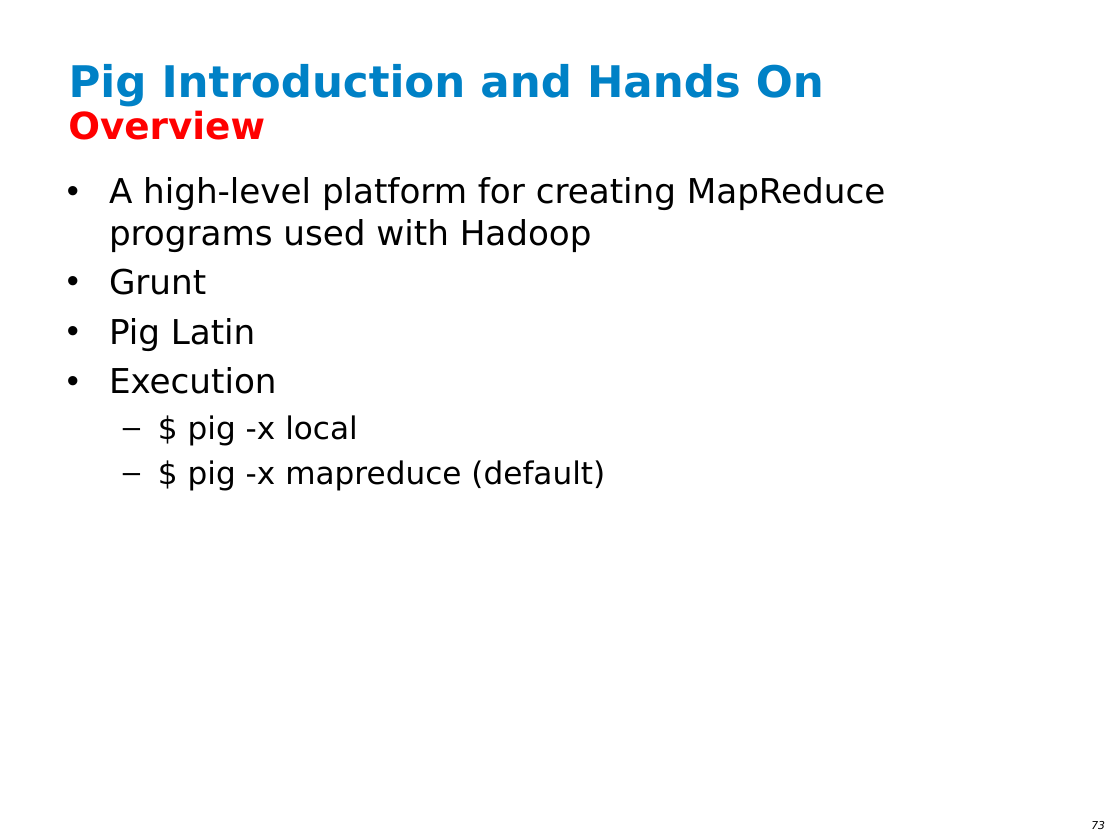
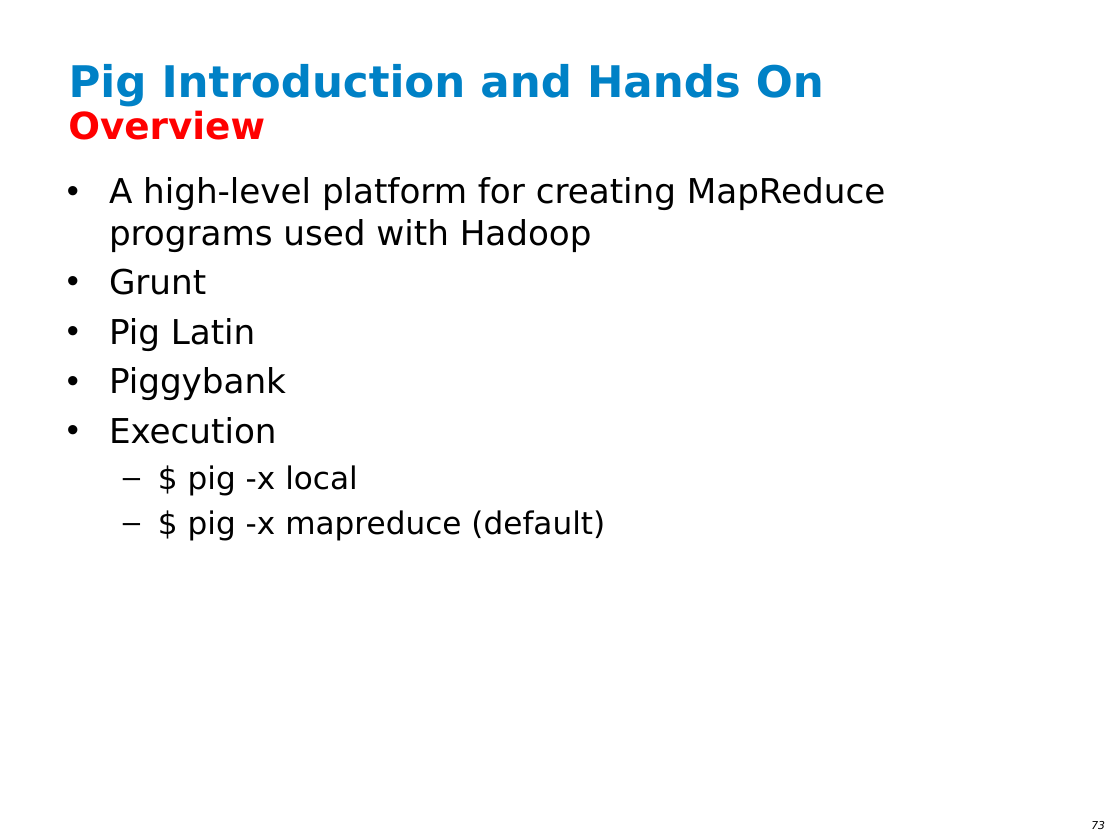
Before and after one commit to ianlin/small-data, a slide deck: slide 73 of training/III_Hadoop_20140607.ppt. Drawn at 1120x840 pixels with LibreOffice and Linux fonts; fonts in the diff are those of the drawing; background and template pictures are left out. Boxes give left, top, right and bottom in pixels: in the first picture for what was removed or moved away, otherwise in the second. Text is boxed around its words. In the diff, an @@ line names an element or a change of style, - is before the commit and + after.

```diff
--- a/training/III_Hadoop_20140607.ppt
+++ b/training/III_Hadoop_20140607.ppt
@@ text at [109,367,286,400]: paragraph added @@
+• Piggybank
```
Also in this commit, not shown: 2 other slides changed, 1 slide added.
